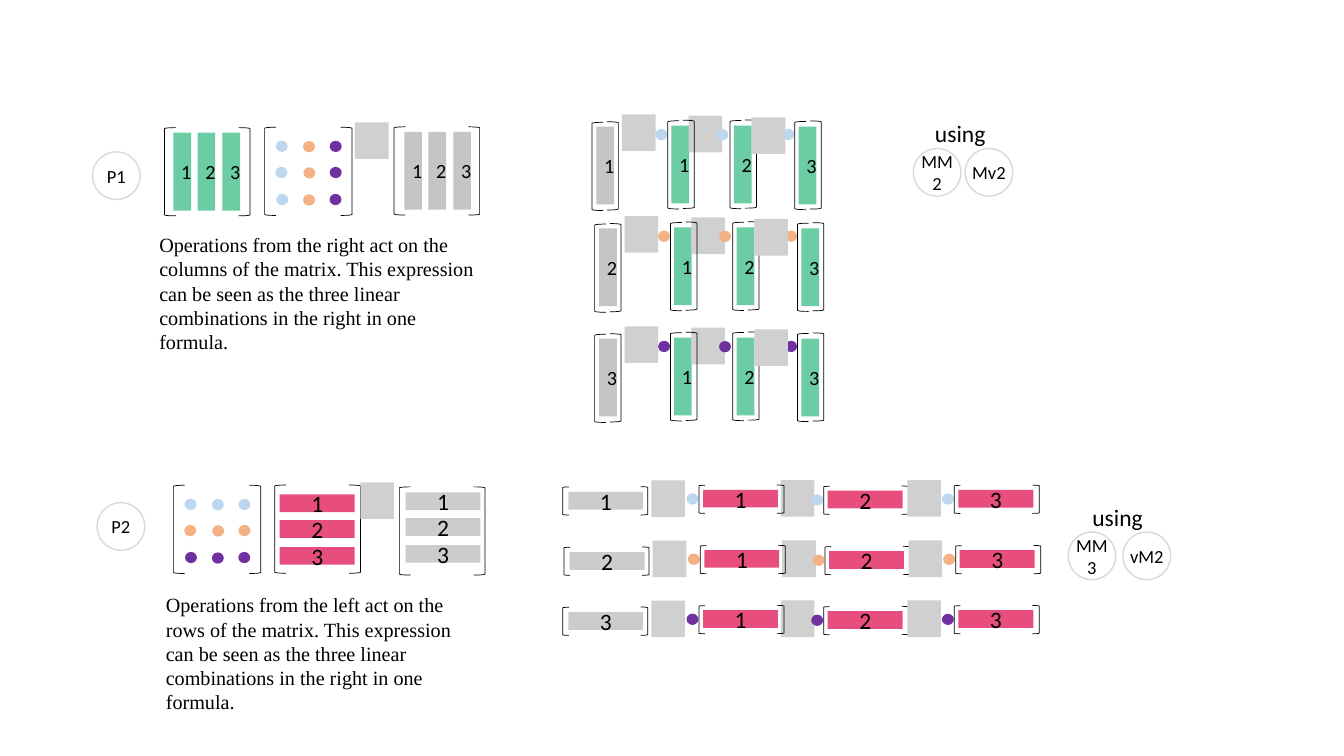
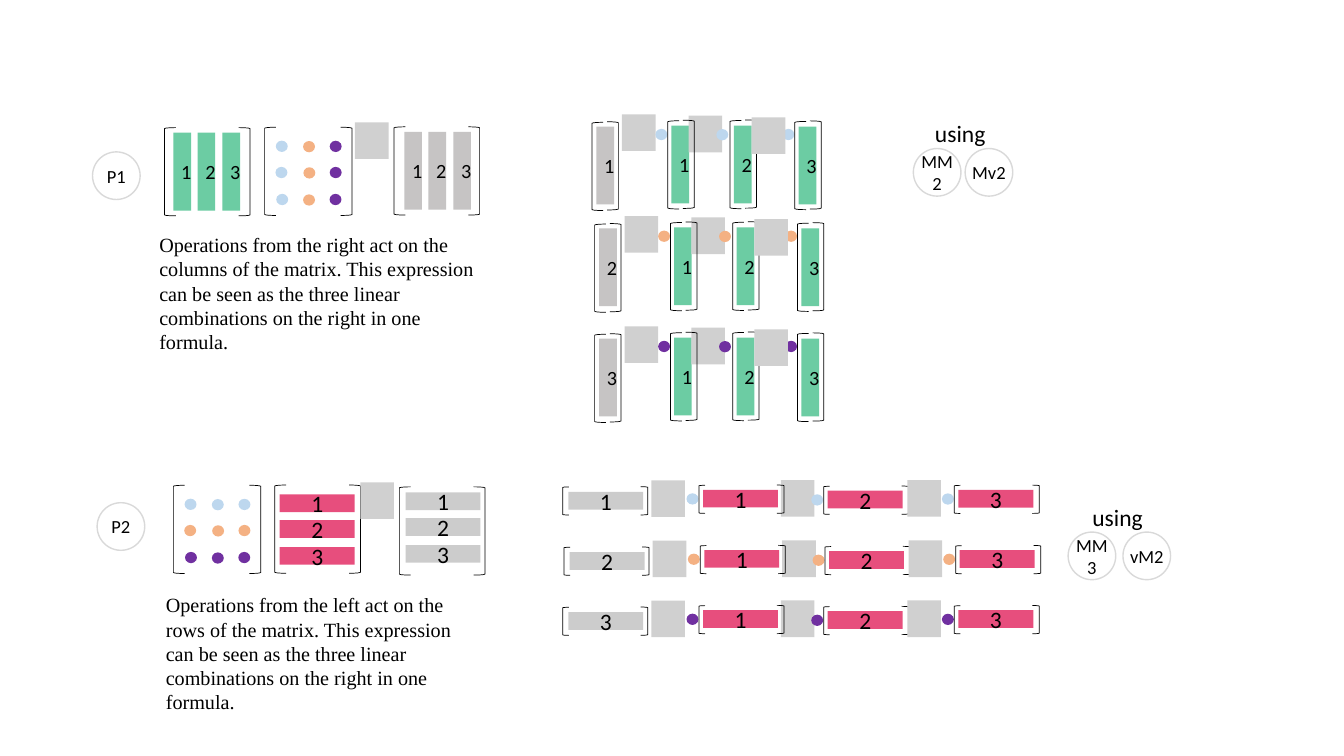
Before and after one commit to kenjihiranabe/The-Art-of-Linear-Algebra, a slide deck: slide 18 of Illustrations.pptx. Drawn at 1344x756 pixels with LibreOffice and Linux fonts; fonts in the diff are those of the drawing; grey boxes stand for pictures. Boxes give left, top, right and bottom in pixels: in the first picture for what was removed or moved away, otherwise in the second. Text is boxed around its words. In the diff, an @@ line names an element or a change of style, - is before the commit and + after.

```diff
--- a/Illustrations.pptx
+++ b/Illustrations.pptx
@@ text at bbox=[159, 238, 473, 350]: text changed @@
-Operations from the right act on the columns of the matrix. This expression can be seen as the three linear combinations in the right in one formula.
+Operations from the right act on the columns of the matrix. This expression can be seen as the three linear combinations on the right in one formula.
@@ text at bbox=[166, 598, 451, 710]: text changed @@
-Operations from the left act on the rows of the matrix. This expression can be seen as the three linear combinations in the right in one formula.
+Operations from the left act on the rows of the matrix. This expression can be seen as the three linear combinations on the right in one formula.
```
Also in this commit, not shown: 2 other files.
